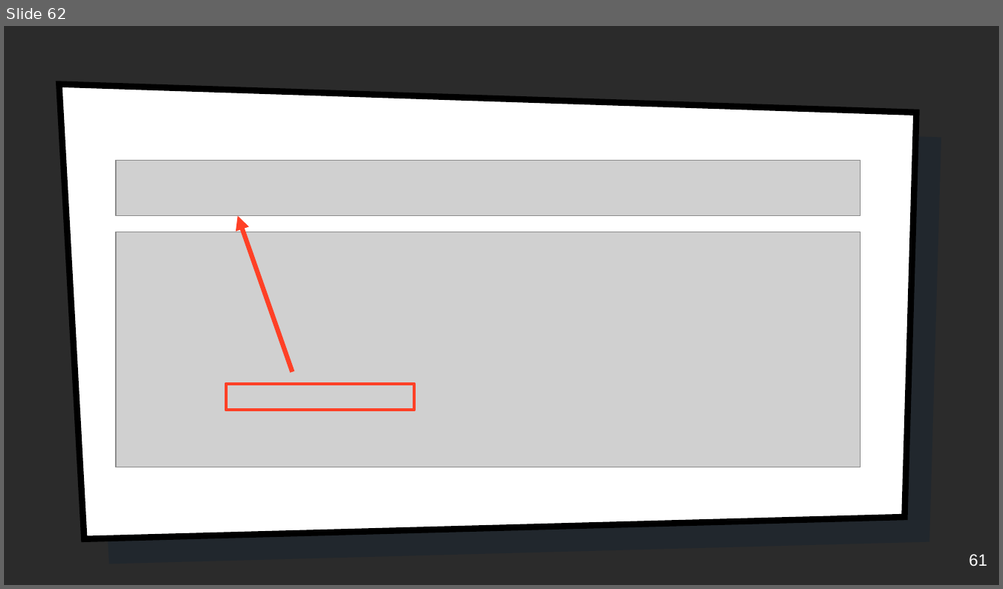
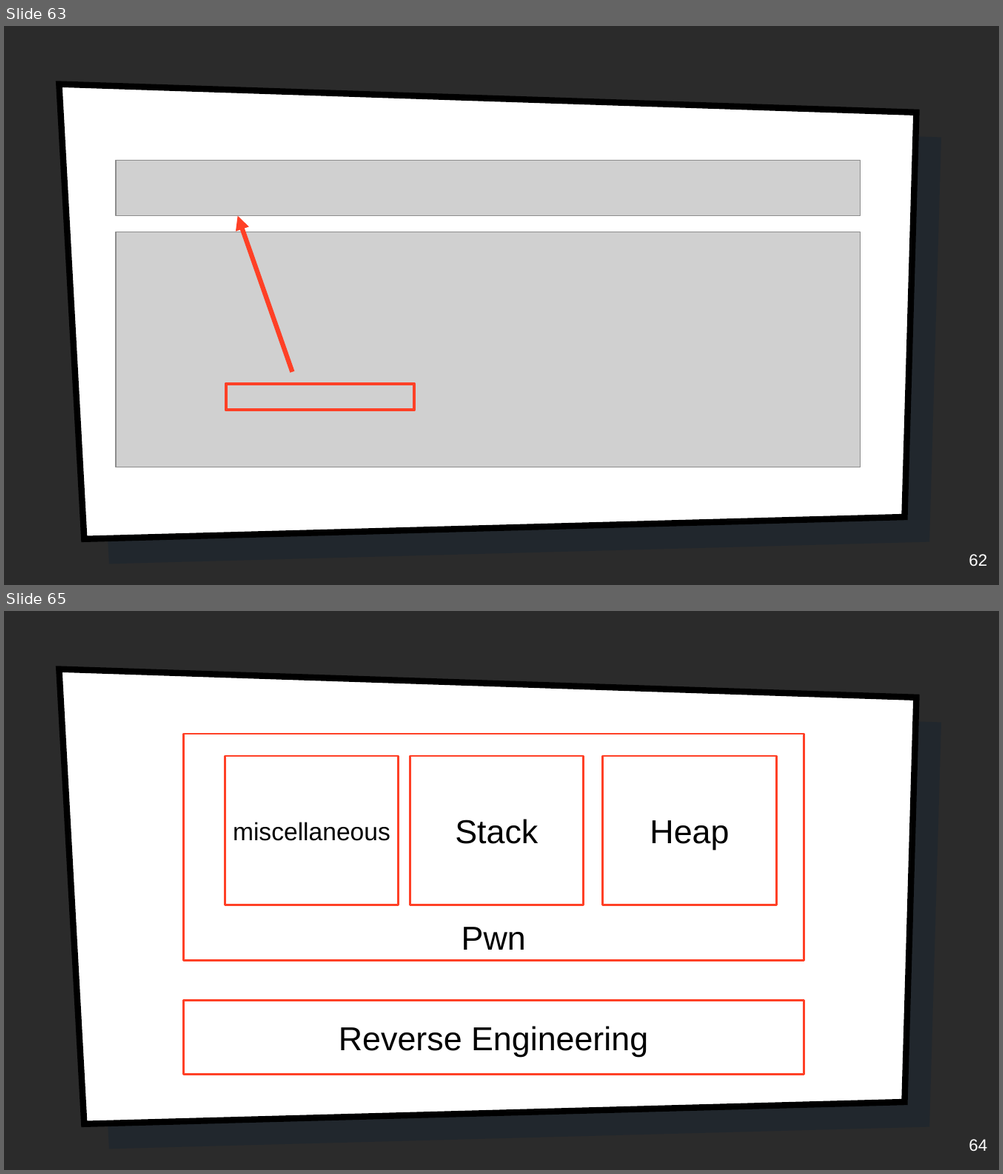
Before and after one commit to tiffanyb/tiffanyb.github.io, a slide deck: courses/cse545/slides/11-heap-4.pptx. Shown one above the other, each under a label of ours: slide 62 before the commit, slides 63 and 65 after it; the slides between them are not shown. The pictures are 1003x589 and 1003x1174 pixels, drawn with LibreOffice and Linux fonts; fonts in the diff are those of the drawing; grey boxes stand for pictures; background and template pictures are left out; a plain dark background stands for a picture behind light text. Boxes give left, top, right and bottom in pixels: in the first picture for what was removed or moved away, otherwise in the second. Text is boxed around its words. In the diff, an @@ line names an element or a change of style, - is before the commit and + after.

```diff
--- a/courses/cse545/slides/11-heap-4.pptx
+++ b/courses/cse545/slides/11-heap-4.pptx
@@ slide 65 added at box(4, 611, 999, 1170), background picture (left out); not listed: 2 template elements that a slide beside it also shows @@
@@ rectangle added at box(183, 734, 804, 961), fill #FFFFFF, outline #FF4026 2 pt, 32 pt, text #000000 @@
+Pwn
@@ rectangle added at box(225, 756, 398, 905), fill #FFFFFF, outline #FF4026 2 pt, 24 pt, text #000000 @@
+miscellaneous
@@ rectangle added at box(410, 756, 583, 905), fill #FFFFFF, outline #FF4026 2 pt, 32 pt, text #000000 @@
+Stack
@@ rectangle added at box(603, 756, 777, 905), fill #FFFFFF, outline #FF4026 2 pt, 32 pt, text #000000 @@
+Heap
@@ rectangle added at box(183, 1000, 804, 1075), fill #FFFFFF, outline #FF4026 2 pt, 32 pt, text #000000 @@
+Reverse Engineering
@@ page number added at box(968, 1139, 987, 1151), 16 pt, text #FFFFFF @@
+64
@@ what was slide 62 is now slide 63 @@
@@ page number at box(968, 554, 987, 566): text changed @@
-61
+62
```
Also in this commit, not shown: 2 slides changed, 19 other slides added, 2 slides removed, 23 other files.
